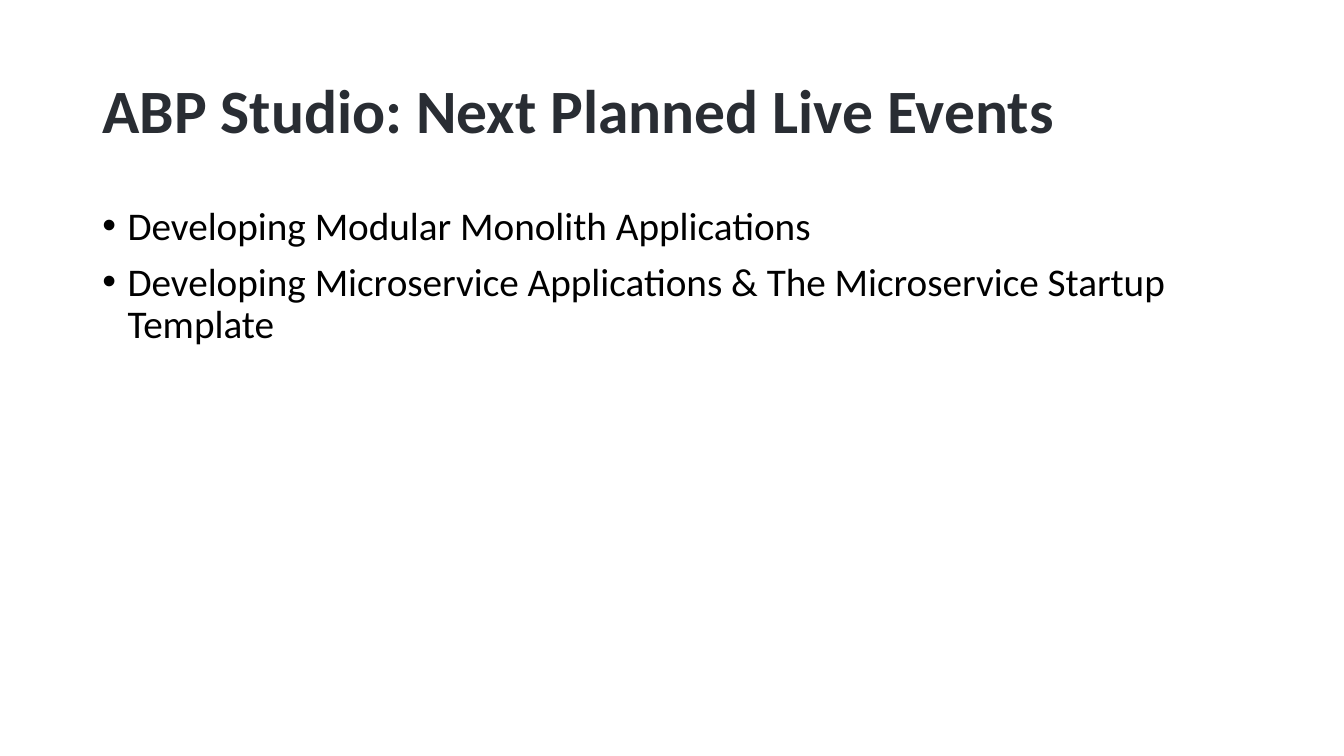
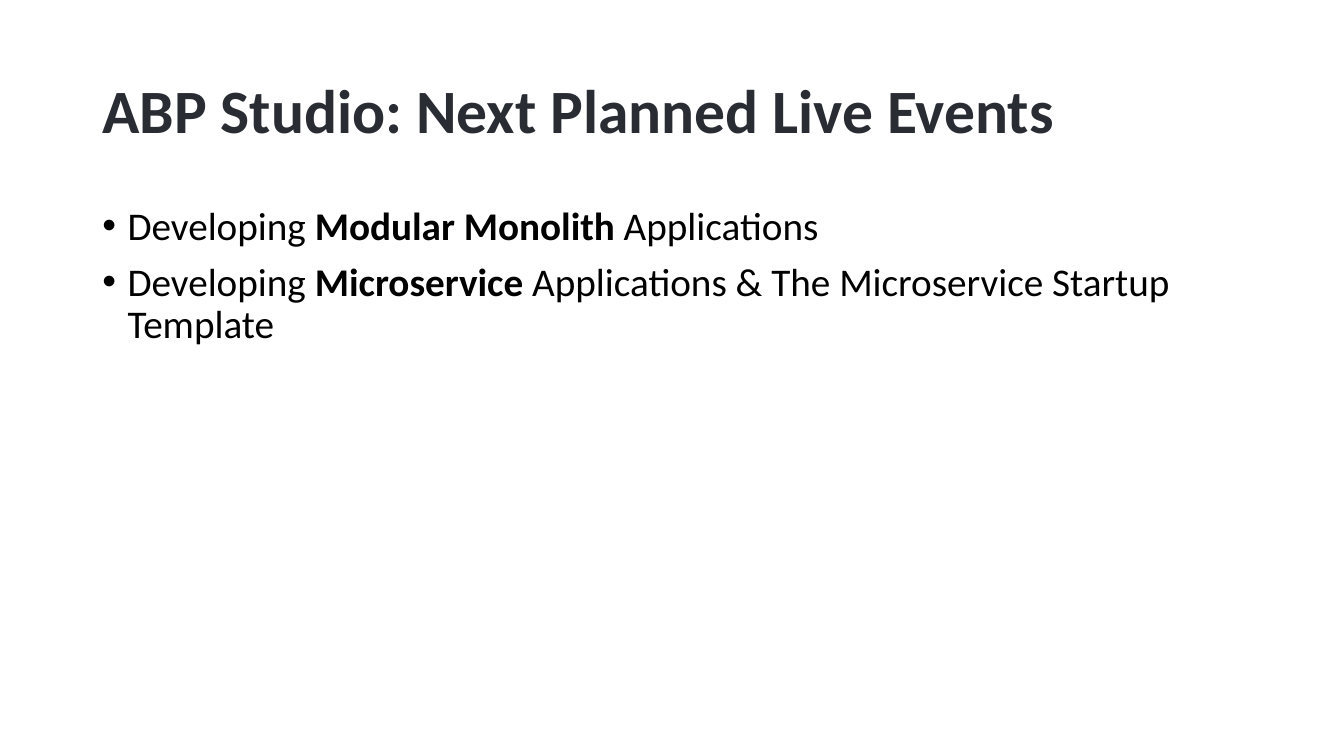
Before and after one commit to hikalkan/presentations, a slide deck: slide 17 of 2024-08-15 ABP Community Talks 2024.4/ABP Studio - The Missing Tool for Dotnet Developers.pptx. Drawn at 1344x756 pixels with LibreOffice and Linux fonts; fonts in the diff are those of the drawing; background and template pictures are left out. Boxes give left, top, right and bottom in pixels: in the first picture for what was removed or moved away, otherwise in the second. Text is boxed around its words. In the diff, an @@ line names an element or a change of style, - is before the commit and + after.

```diff
--- a/2024-08-15 ABP Community Talks 2024.4/ABP Studio - The Missing Tool for Dotnet Developers.pptx
+++ b/2024-08-15 ABP Community Talks 2024.4/ABP Studio - The Missing Tool for Dotnet Developers.pptx
@@ text "Developing Modular Monolith Applications" at (128, 212, 1169, 345): bold on in "Modular Monolith", "Microservice" @@
```
Also in this commit, not shown: 2 other slides changed.
